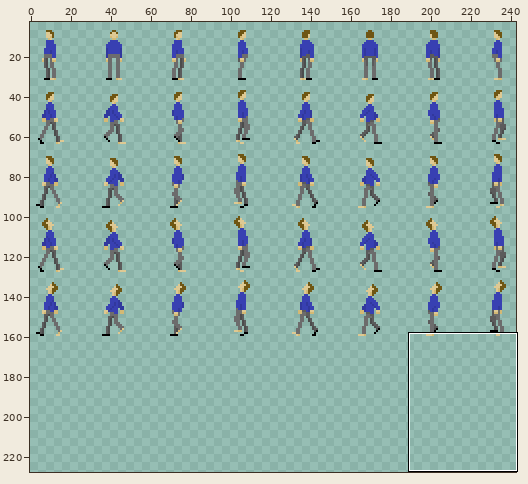
A sprite sheet gets an edit: assets/manSpritesheet.png. Above, an overview of the earlier version with the close-up marked.
Close-up. The starting point:
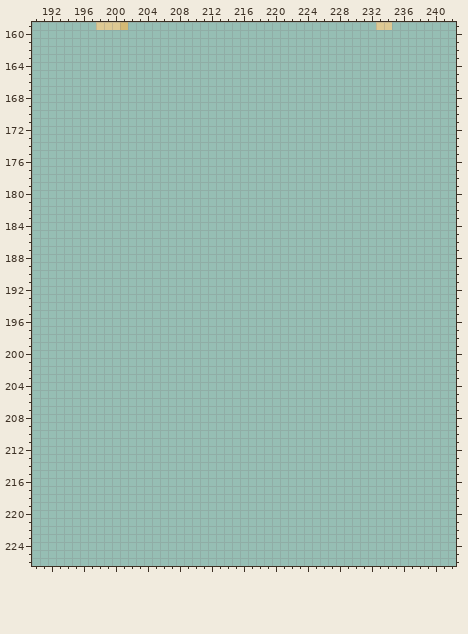
The file is 256x256 pixels. Pixels under 10% opacity are left out. Colours within 5 levels of each other are drawn and written as one. Shown: x 190..242, y 159..226. The wide view leaves out empty margins. The commit also changed other parts of the picture, which this record leaves out.
Once edited:
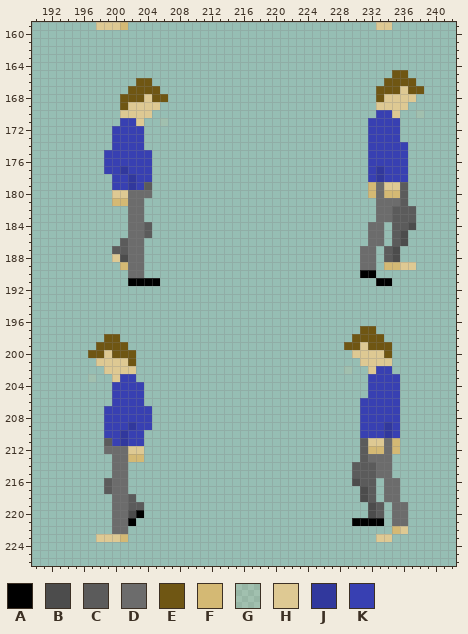
Palette (. is transparent): A #000000  B #4c4c4c  C #5b5b5b  D #6c6c6c  E #6f5613  F #d4b974  G #dec99328  H #dec993  J #31389d  K #3840b2
What changed:
y 165: x 235..236 .. -> EE
y 166: x 203..204 .. -> EE; x 234..237 .... -> EEEE
y 167: x 202..205 .... -> EEEE; x 233..238 ...... -> EEEHEE
y 168: x 201..206 ...... -> EEEHEE; x 233..237 ..... -> EHHHH
y 169: x 201..205 ..... -> EHHHH; x 233..236 .... -> HHHH
y 170: x 201..204 .... -> HHHH; x 233..235 ... -> KKH; x 238 . -> G
y 171: x 201..203 ... -> KKH; x 206 . -> G; x 232..235 .... -> KKKK
y 172..173: x 200..203 .... -> KKKK; x 232..235 .... -> KKKK
y 174: x 200..203 .... -> KKKK; x 232..236 ..... -> KKKKK
y 175..176: x 199..204 ...... -> KKKKKK; x 232..236 ..... -> KKKKK
y 177: x 199..204 ...... -> KKJKKK; x 232..236 ..... -> KJKKK
y 178: x 200..204 ..... -> KKJKK; x 232..236 ..... -> KJKKK
y 179: x 200..204 ..... -> KKJKC; x 232..236 ..... -> FDHHC
y 180: x 200..204 ..... -> HHDDD; x 232..236 ..... -> FDFFC
y 181: x 200..203 .... -> FFDD; x 233..236 .... -> DDDC
y 182..183: x 202..203 .. -> DD; x 233..237 ..... -> DDCCC
y 184: x 202..204 ... -> DDC; x 232..233 .. -> DD; x 235..237 ... -> CCB
y 185: x 202..204 ... -> DDC; x 232..233 .. -> DD; x 235..236 .. -> CB
y 186: x 201..203 ... -> CDD; x 232..233 .. -> DD; x 235..236 .. -> CB
y 187: x 200..203 .... -> CCDD; x 231..232 .. -> DD; x 234..235 .. -> CB
y 188: x 200..203 .... -> HBDD; x 231..232 .. -> DD; x 234..235 .. -> CB
y 189: x 201..203 ... -> FDD; x 231..232 .. -> DD; x 234..237 .... -> FFHH
y 190: x 202..203 .. -> DD; x 231..232 .. -> AA
y 191: x 202..205 .... -> AAAA; x 233..234 .. -> AA
y 197: x 231..232 .. -> EE
y 198: x 199..200 .. -> EE; x 230..233 .... -> EEEE
y 199: x 198..201 .... -> EEEE; x 229..234 ...... -> EEHEEE
y 200: x 197..202 ...... -> EEHEEE; x 230..234 ..... -> HHHHE
y 201: x 198..202 ..... -> HHHHE; x 231..234 .... -> HHHH
y 202: x 199..202 .... -> HHHH; x 229 . -> G; x 232..234 ... -> HKK
y 203: x 197 . -> G; x 200..202 ... -> HKK; x 232..235 .... -> KKKK
y 204..205: x 200..203 .... -> KKKK; x 232..235 .... -> KKKK
y 206: x 200..203 .... -> KKKK; x 231..235 ..... -> KKKKK
y 207..208: x 199..204 ...... -> KKKKKK; x 231..235 ..... -> KKKKK
y 209: x 199..204 ...... -> KKKJKK; x 231..235 ..... -> KKKJK
y 210: x 199..203 ..... -> KKJKK; x 231..235 ..... -> KKKJK
y 211: x 199..203 ..... -> CKJKK; x 231..235 ..... -> CHHDF
y 212: x 199..203 ..... -> DDDHH; x 231..235 ..... -> CFFDF
y 213: x 200..203 .... -> DDFF; x 231..234 .... -> CDDD
y 214..215: x 200..201 .. -> DD; x 230..234 ..... -> CCCDD
y 216: x 199..201 ... -> CDD; x 230..232 ... -> BCC; x 234..235 .. -> DD
y 217: x 199..201 ... -> CDD; x 231..232 .. -> BC; x 234..235 .. -> DD
y 218: x 200..202 ... -> DDC; x 231..232 .. -> BC; x 234..235 .. -> DD
y 219: x 200..203 .... -> DDCC; x 232..233 .. -> BC; x 235..236 .. -> DD
y 220: x 200..203 .... -> DDBA; x 232..233 .. -> BC; x 235..236 .. -> DD
y 221: x 200..202 ... -> DDA; x 230..233 .... -> AAAA; x 235..236 .. -> DD
y 222: x 200..201 .. -> DD; x 235..236 .. -> FH
y 223: x 198..201 .... -> HHHF; x 233..234 .. -> HH
Where, in picture pixels (left, top, right, bottom), the same in both close-ups:
added: (360, 70, 424, 286)
added: (104, 78, 168, 286)
added: (344, 326, 408, 542)
added: (88, 334, 152, 542)
